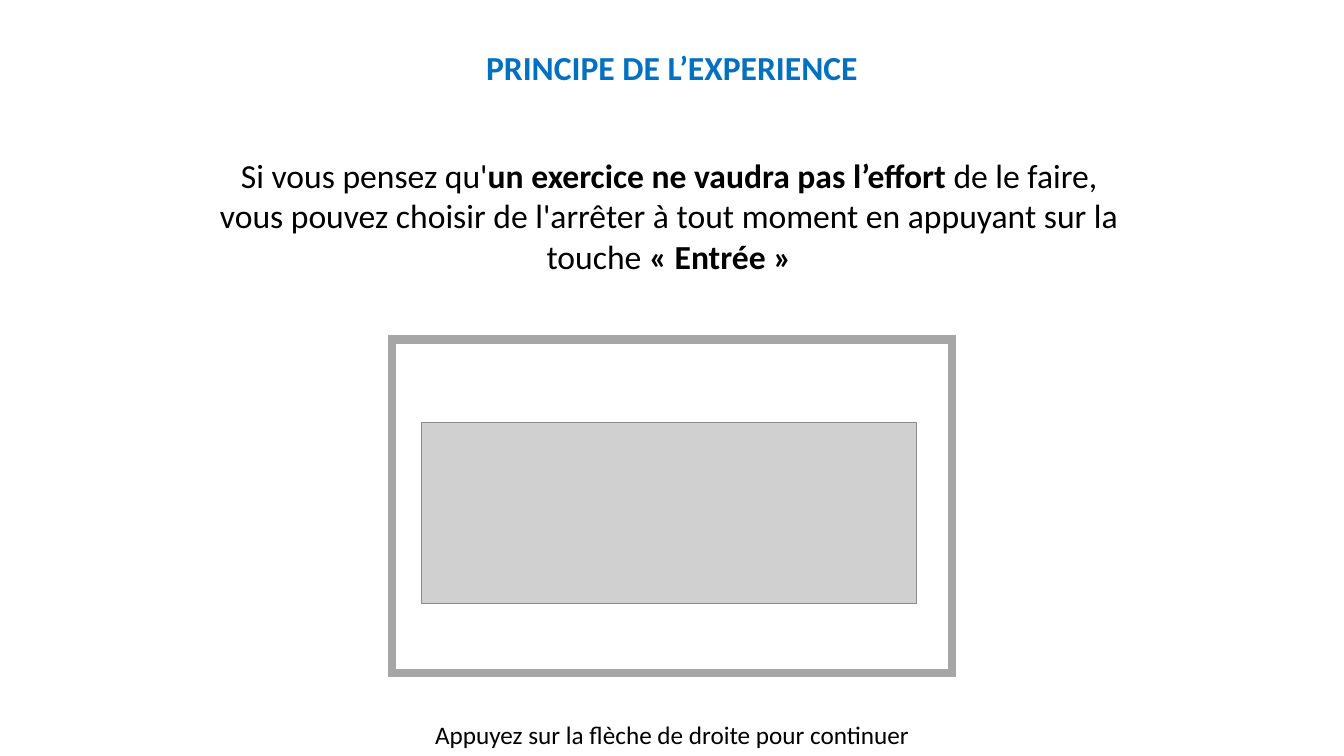
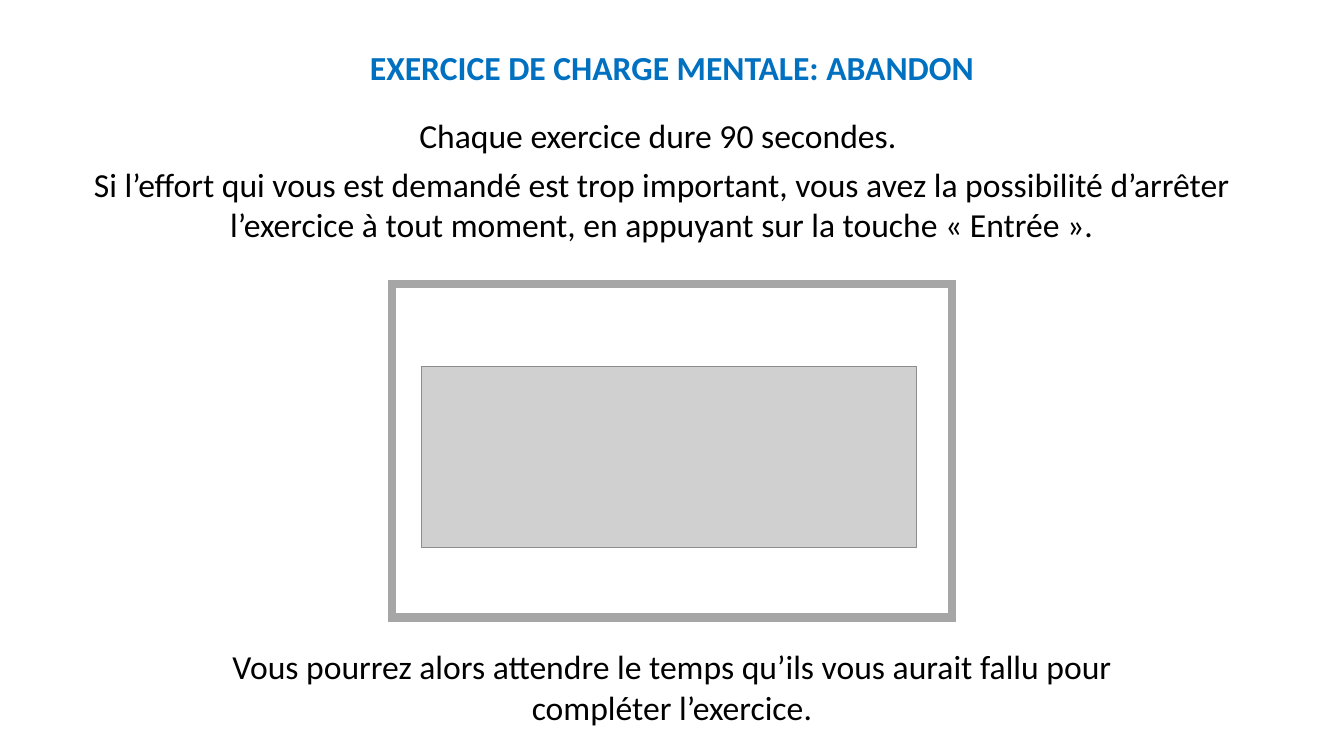
Before and after one commit to MBB-team/Online_Testing, a slide deck: slide 12 of src/EngMain/Stimuli/Instructions.pptx (slide 18 before the commit). Drawn at 1344x756 pixels with LibreOffice and Linux fonts; fonts in the diff are those of the drawing; grey boxes stand for pictures. Boxes give left, top, right and bottom in pixels: in the first picture for what was removed or moved away, otherwise in the second. Text is boxed around its words. In the diff, an @@ line names an element or a change of style, - is before the commit and + after.

```diff
--- a/src/EngMain/Stimuli/Instructions.pptx
+++ b/src/EngMain/Stimuli/Instructions.pptx
@@ text added at bbox=[370, 58, 973, 81], 24 pt, text #0070C0, bold @@
+EXERCICE DE CHARGE MENTALE: ABANDON
@@ text removed at bbox=[486, 55, 858, 81] @@
-PRINCIPE DE L’EXPERIENCE
@@ text at bbox=[94, 124, 1229, 243]: text changed @@
-Si vous pensez qu'un exercice ne vaudra pas l’effort de le faire, vous pouvez choisir de l'arrêter à tout moment en appuyant sur la touche « Entrée »
+Chaque exercice dure 90 secondes.
+Si l’effort qui vous est demandé est trop important, vous avez la possibilité d’arrêter l’exercice à tout moment, en appuyant sur la touche « Entrée ».
@@ rectangle: place and size @@
-rectangle at bbox=[392, 340, 953, 674]
+rectangle at bbox=[392, 284, 953, 618]
@@ picture: place and size @@
-picture at bbox=[421, 422, 917, 603]
+picture at bbox=[421, 367, 917, 547]
@@ text added at bbox=[232, 655, 1111, 726], 24 pt, text #000000 @@
+Vous pourrez alors attendre le temps qu’ils vous aurait fallu pour compléter l’exercice.
@@ text removed at bbox=[435, 726, 909, 748] @@
-Appuyez sur la flèche de droite pour continuer
```
Also in this commit, not shown: 8 other slides changed, 8 slides added, 13 slides removed.
